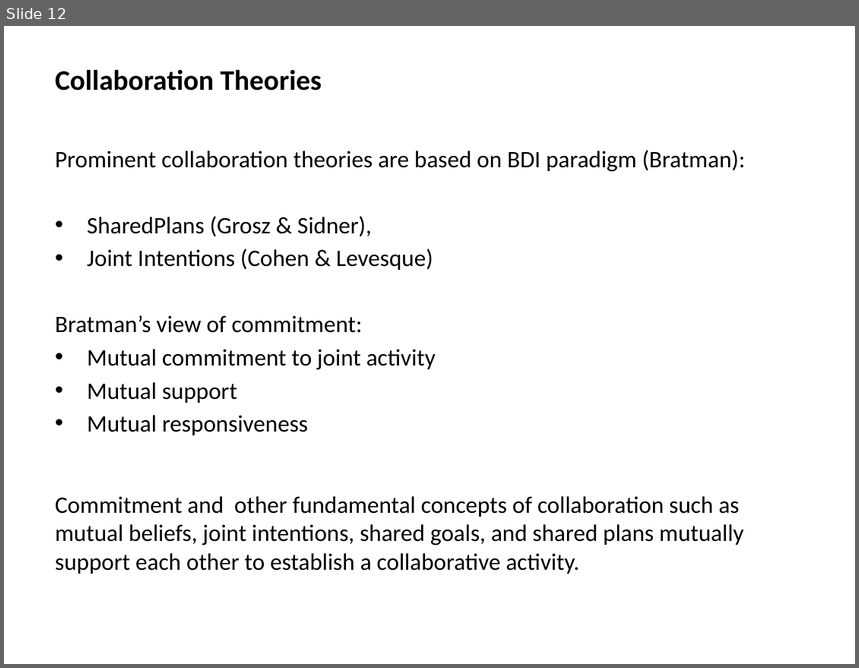
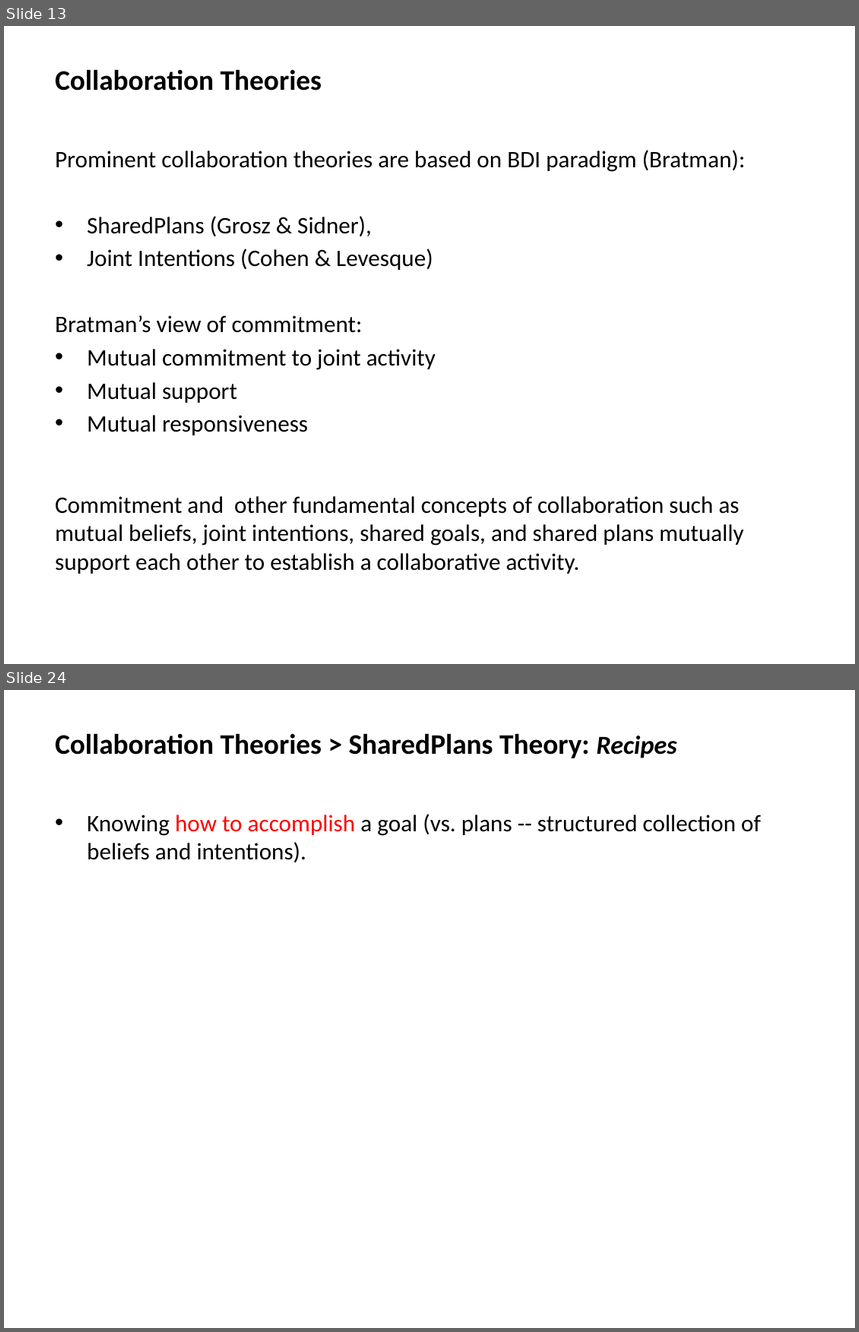
Before and after one commit to mshayganfar/CompExam1, a slide deck: presentation/PhD-comprehensive-exam.pptx. Shown one above the other, each under a label of ours: slide 12 before the commit, slides 13 and 24 after it; the slides between them are not shown. The pictures are 859x668 and 859x1332 pixels, drawn with LibreOffice and Linux fonts; fonts in the diff are those of the drawing. Boxes give left, top, right and bottom in pixels: in the first picture for what was removed or moved away, otherwise in the second. Text is boxed around its words. In the diff, an @@ line names an element or a change of style, - is before the commit and + after.

Commit message:
SharedPlans Theory
Finished SharedPlans theory.

```diff
--- a/presentation/PhD-comprehensive-exam.pptx
+++ b/presentation/PhD-comprehensive-exam.pptx
@@ slide 24 added at (4, 690, 855, 1328), background #FFFFFF @@
@@ text added at (55, 733, 677, 758), 24 pt, text #000000, bold @@
+Collaboration Theories > SharedPlans Theory: Recipes
@@ text added at (87, 814, 761, 863), 20 pt, text #000000 @@
+• Knowing how to accomplish a goal (vs. plans -- structured collection of beliefs and intentions).
@@ what was slide 12 is now slide 13 @@
```
Also in this commit, not shown: 1 slide changed, 35 other slides added.
